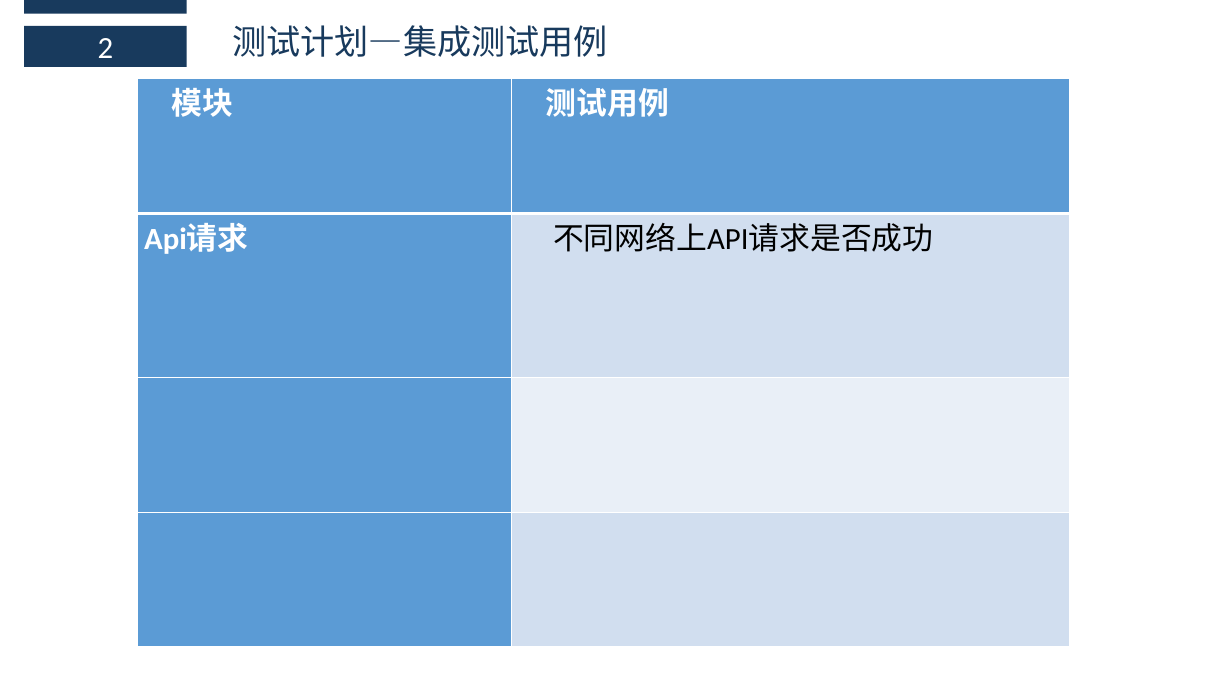
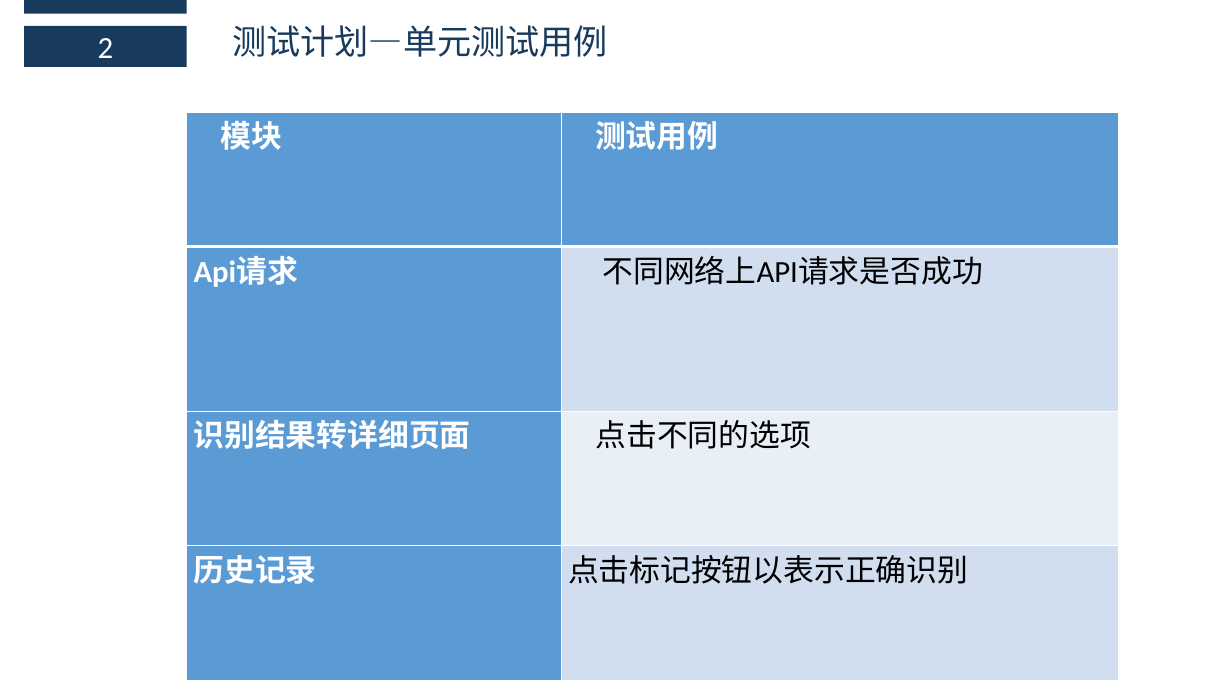
Before and after one commit to boboHh/Wine-APP, a slide deck: slide 9 of SE2018春-G17-实现阶段PPT.pptx. Drawn at 1232x693 pixels with LibreOffice and Linux fonts; fonts in the diff are those of the drawing. Boxes give left, top, right and bottom in pixels: in the first picture for what was removed or moved away, otherwise in the second. Text is boxed around its words. In the diff, an @@ line names an element or a change of style, - is before the commit and + after.

```diff
--- a/SE2018春-G17-实现阶段PPT.pptx
+++ b/SE2018春-G17-实现阶段PPT.pptx
@@ text at (x1=232, y1=25, x2=608, y2=57): text changed @@
-测试计划—集成测试用例
+测试计划—单元测试用例
@@ table at (x1=187, y1=112, x2=1118, y2=680) @@
-row 3, column 1: 
+row 3, column 1: 识别结果转详细页面
-row 3, column 2: 
+row 3, column 2: 点击不同的选项
-row 4, column 1: 
+row 4, column 1: 历史记录
-row 4, column 2: 
+row 4, column 2: 点击标记按钮以表示正确识别
@@ table moved from (x1=138, y1=79, x2=1069, y2=647) to (x1=187, y1=112, x2=1118, y2=680) @@
```
Also in this commit, not shown: 1 other slide changed, 2 slides added, 2 slides removed.
